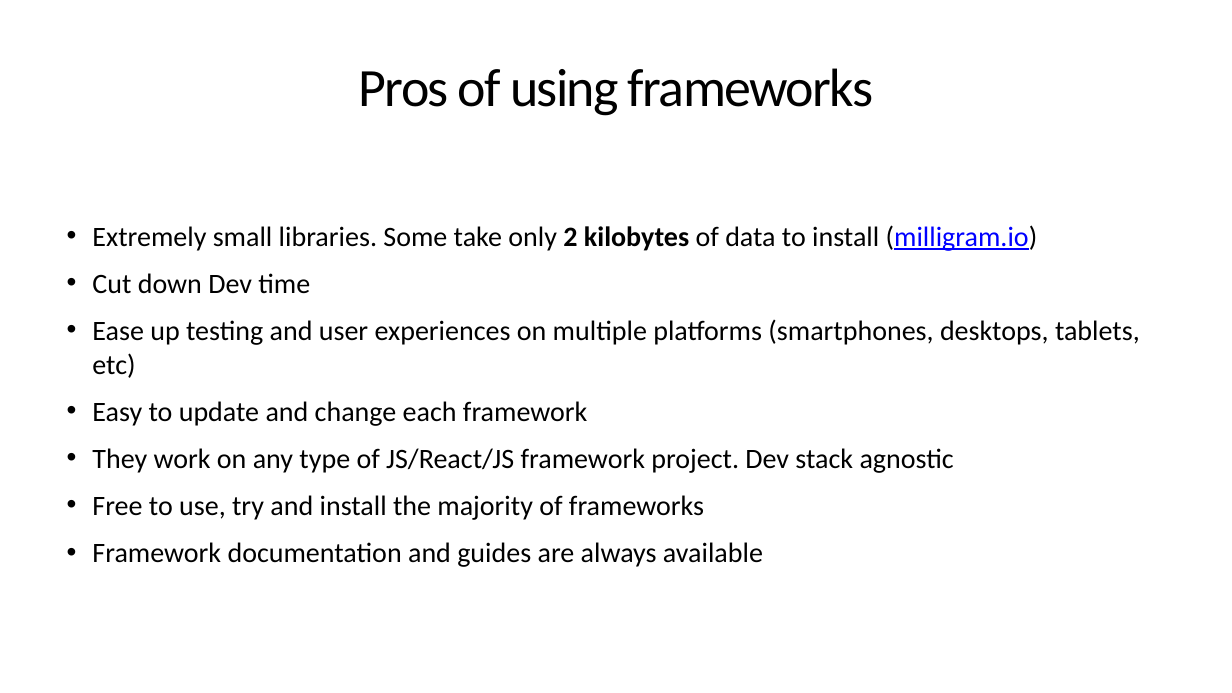
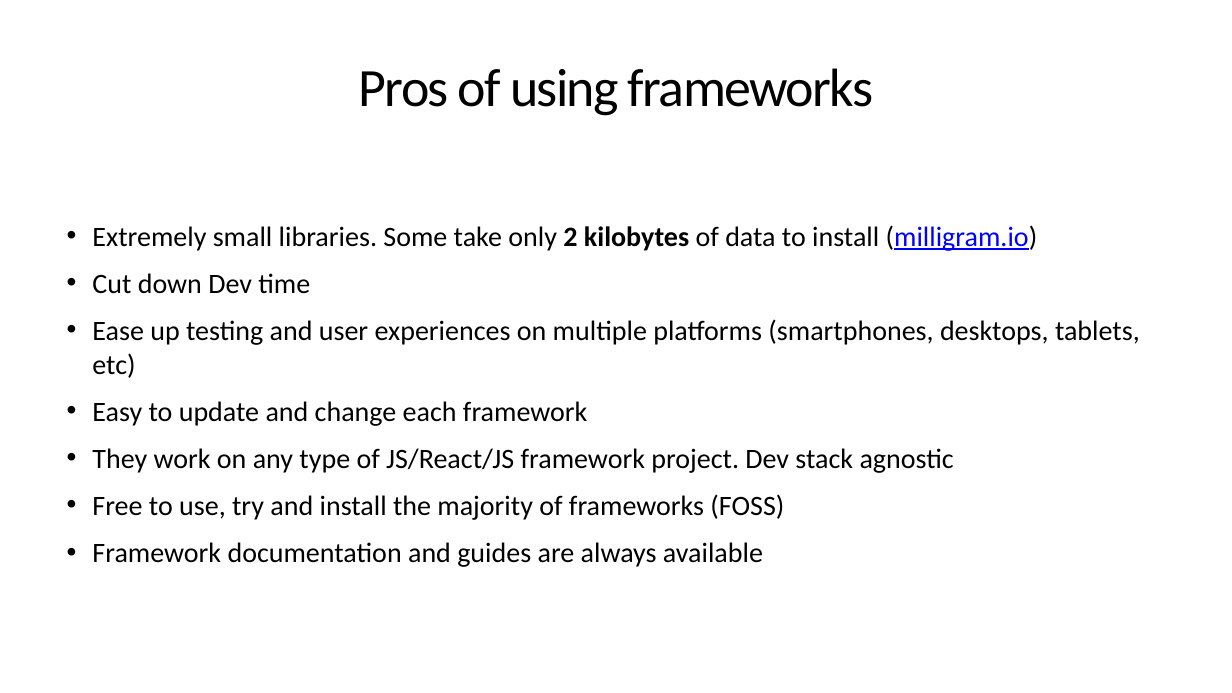
Before and after one commit to tjdev7/reactatx-css-frameworks-samples, a slide deck: slide 7 of presentationslide/CSS-Frameworks-ReactATX-Presentation.pptx. Drawn at 1232x693 pixels with LibreOffice and Linux fonts; fonts in the diff are those of the drawing. Boxes give left, top, right and bottom in pixels: in the first picture for what was removed or moved away, otherwise in the second. Text is boxed around its words. In the diff, an @@ line names an element or a change of style, - is before the commit and + after.

Commit message:
reactatx-css-frameworks-05
- Resolved some typos and missing links inside the presentation
- Removed test code from sample repo

```diff
--- a/presentationslide/CSS-Frameworks-ReactATX-Presentation.pptx
+++ b/presentationslide/CSS-Frameworks-ReactATX-Presentation.pptx
@@ text at <box>92,494,784,520</box>: text changed @@
-• Free to use, try and install the majority of frameworks
+• Free to use, try and install the majority of frameworks (FOSS)
```
Also in this commit, not shown: 5 other slides changed, 9 other files.
